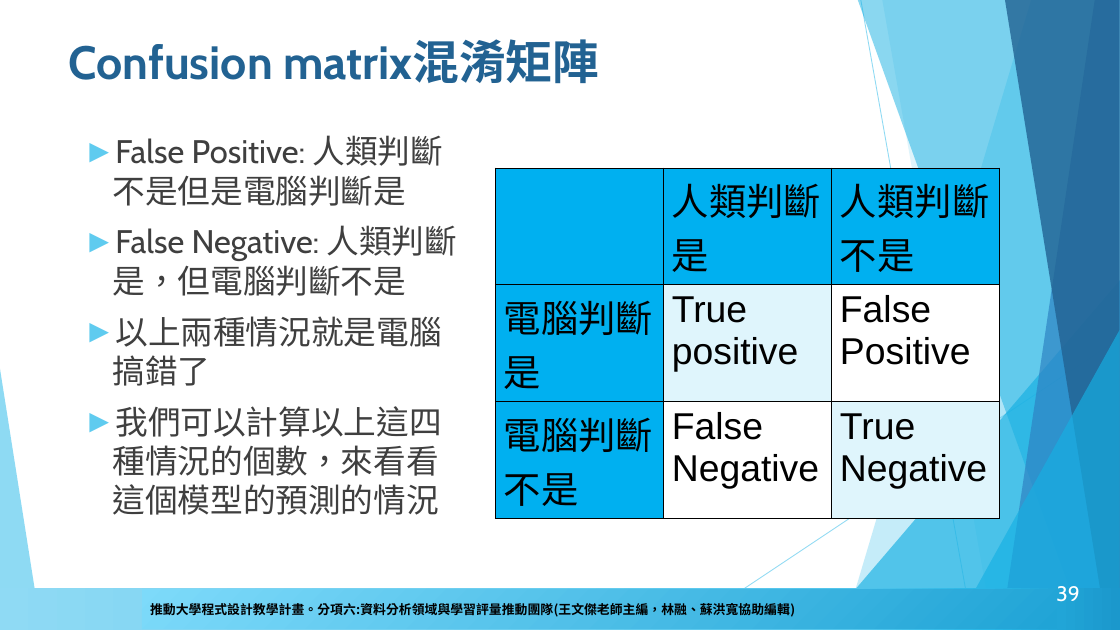
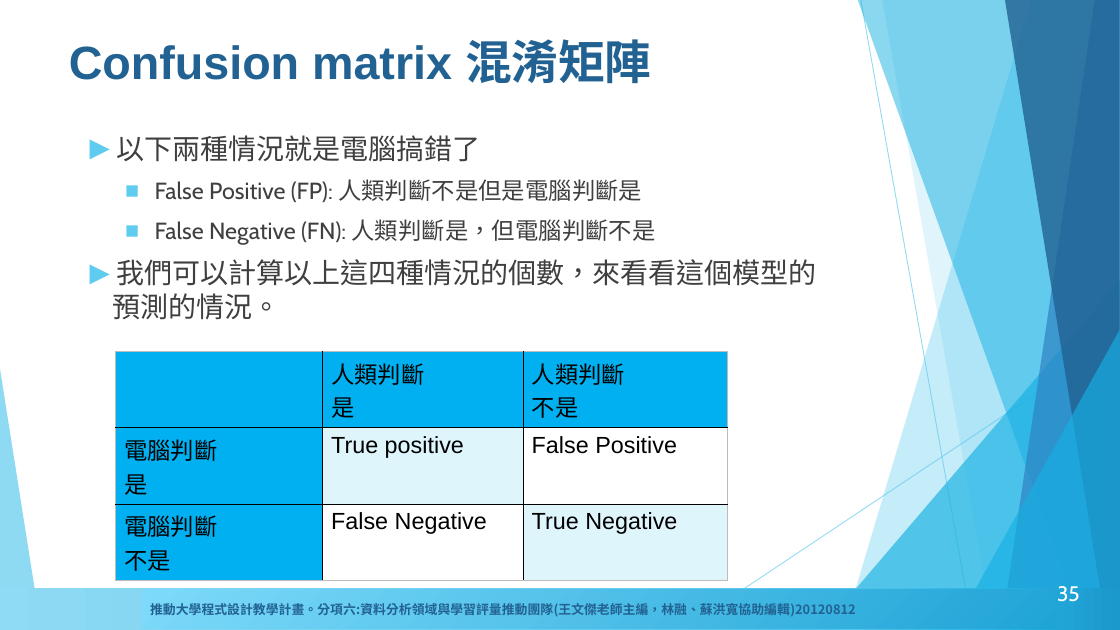
Before and after one commit to howardsukuan/textual-data-analysis-python, a slide deck: slide 35 of week04/文本分析與程式設計week4.pptx (slide 39 before the commit). Drawn at 1120x630 pixels with LibreOffice and Linux fonts; fonts in the diff are those of the drawing; background and template pictures are left out. Boxes give left, top, right and bottom in pixels: in the first picture for what was removed or moved away, otherwise in the second. Text is boxed around its words. In the diff, an @@ line names an element or a change of style, - is before the commit and + after.

```diff
--- a/week04/文本分析與程式設計week4.pptx
+++ b/week04/文本分析與程式設計week4.pptx
@@ title at (69,39,652,84): text changed; font Cabin to Arial @@
-Confusion matrix混淆矩陣
+Confusion matrix 混淆矩陣
@@ text at (113,135,816,320): text changed; size 28 to 20 pt @@
-► False Positive: 人類判斷不是但是電腦判斷是
-► False Negative: 人類判斷是，但電腦判斷不是
-► 以上兩種情況就是電腦搞錯了
-► 我們可以計算以上這四種情況的個數，來看看這個模型的預測的情況
+► 以下兩種情況就是電腦搞錯了
+  ■ False Positive (FP): 人類判斷不是但是電腦判斷是
+  ■ False Negative (FN): 人類判斷是，但電腦判斷不是
+► 我們可以計算以上這四種情況的個數，來看看這個模型的預測的情況。
@@ table at (116,352,728,575) @@
@@ size 32 to 20 pt @@
@@ table: place and size @@
-table at (496,168,1000,510)
+table at (116,352,728,575)
@@ text added at (144,598,1032,618), 12 pt, text #226292, bold @@
+推動大學程式設計教學計畫。分項六：資料分析領域與學習評量推動團隊（卓騰語言科技王文傑創辦人主編，林融、蘇洪寬協助編輯）20120812
@@ page number at (1057,586,1080,602): text changed @@
-39
+35
@@ text in rectangle at (150,600,856,618): text changed; text colour #000000 to #226292 @@
-推動大學程式設計教學計畫。分項六:資料分析領域與學習評量推動團隊(王文傑老師主編，林融、蘇洪寬協助編輯)
+推動大學程式設計教學計畫。分項六:資料分析領域與學習評量推動團隊(王文傑老師主編，林融、蘇洪寬協助編輯)20120812
```
Also in this commit, not shown: 54 other slides changed, 8 slides removed, 3 other files.
